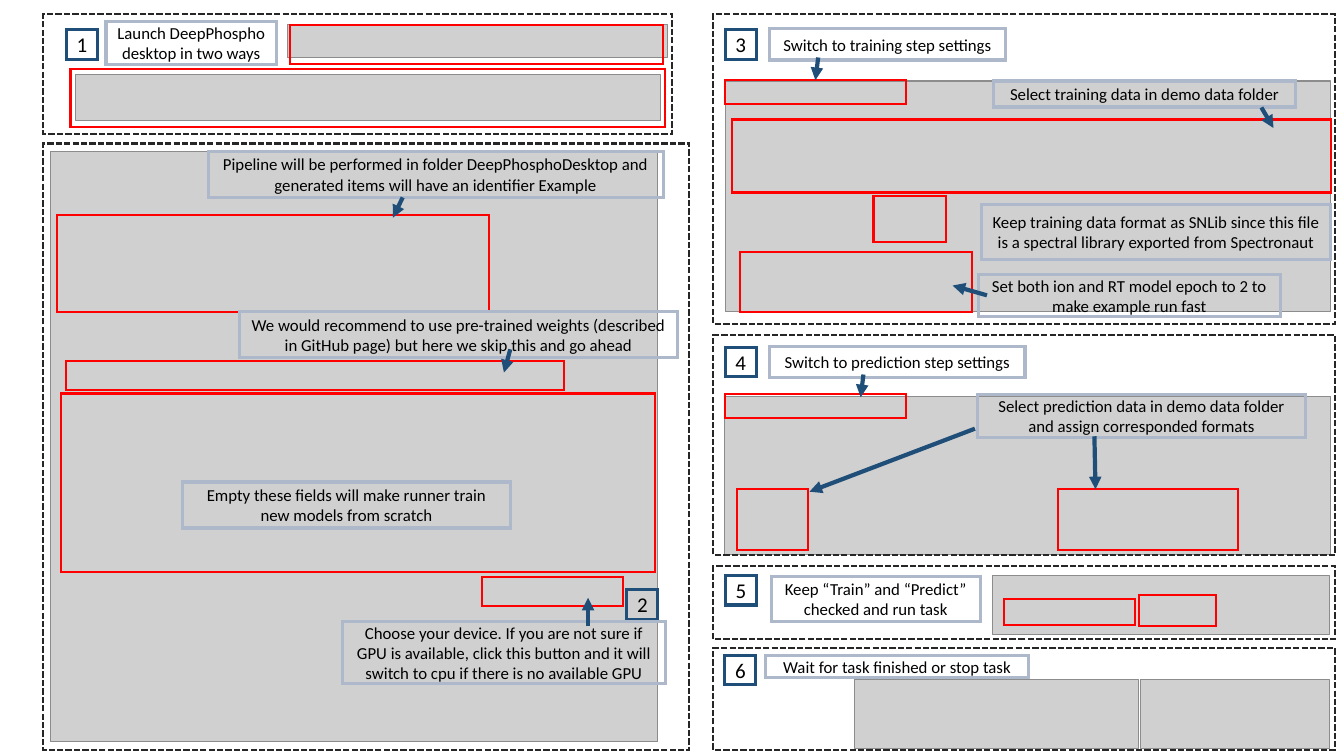
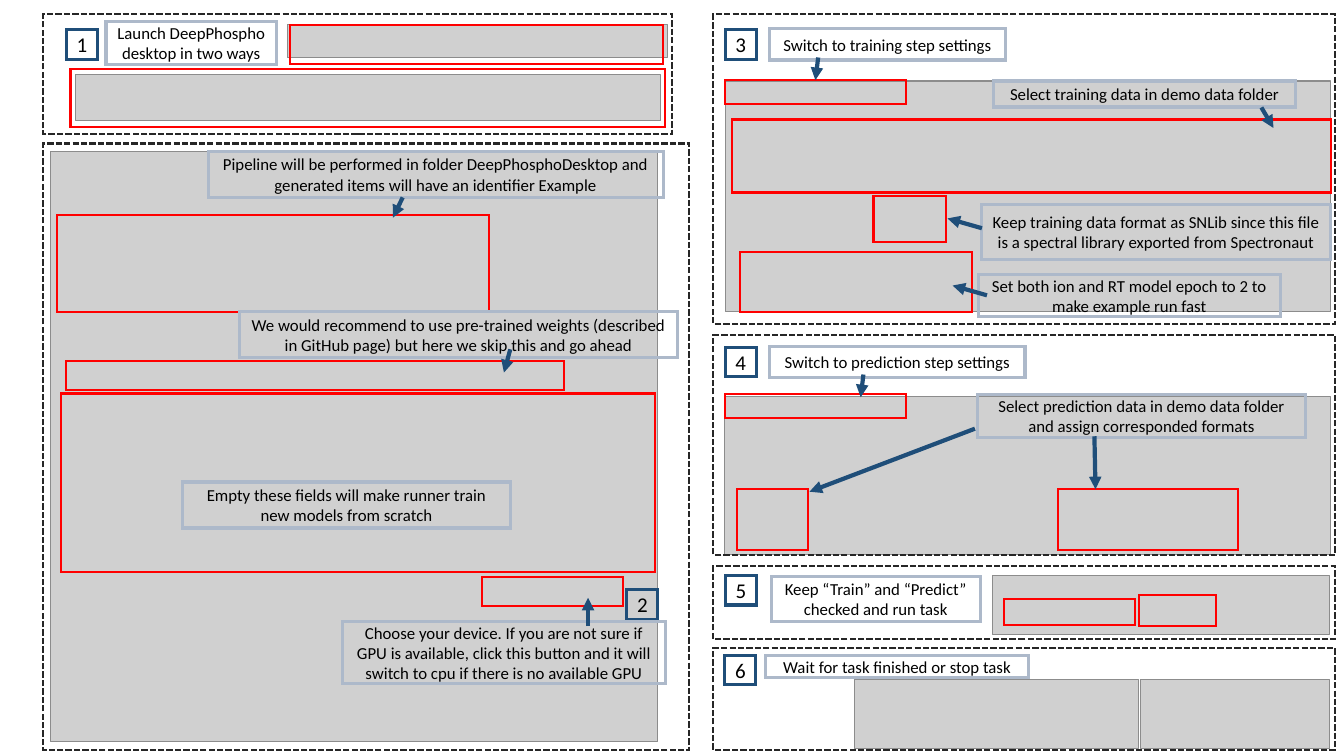
Before and after one commit to weizhenFrank/DeepPhospho, a slide deck: slide 1 of doc_imgs/figures_for_doc.pptx. Drawn at 1344x756 pixels with LibreOffice and Linux fonts; fonts in the diff are those of the drawing; grey boxes stand for pictures. Boxes give left, top, right and bottom in pixels: in the first picture for what was removed or moved away, otherwise in the second. Text is boxed around its words. In the diff, an @@ line names an element or a change of style, - is before the commit and + after.

```diff
--- a/doc_imgs/figures_for_doc.pptx
+++ b/doc_imgs/figures_for_doc.pptx
@@ arrow added from (982, 228) to (948, 219), #1F4E79 3 pt @@
```
Also in this commit, not shown: 4 other files.
